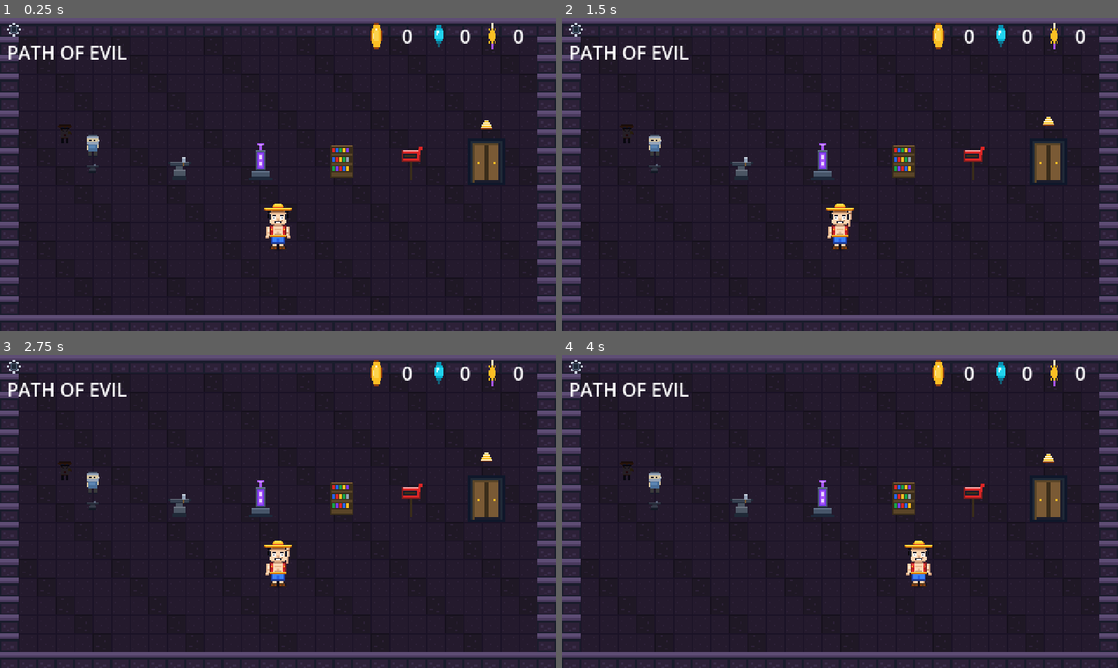
Above: before the commit, frames 1-4 (two rows, left to right).
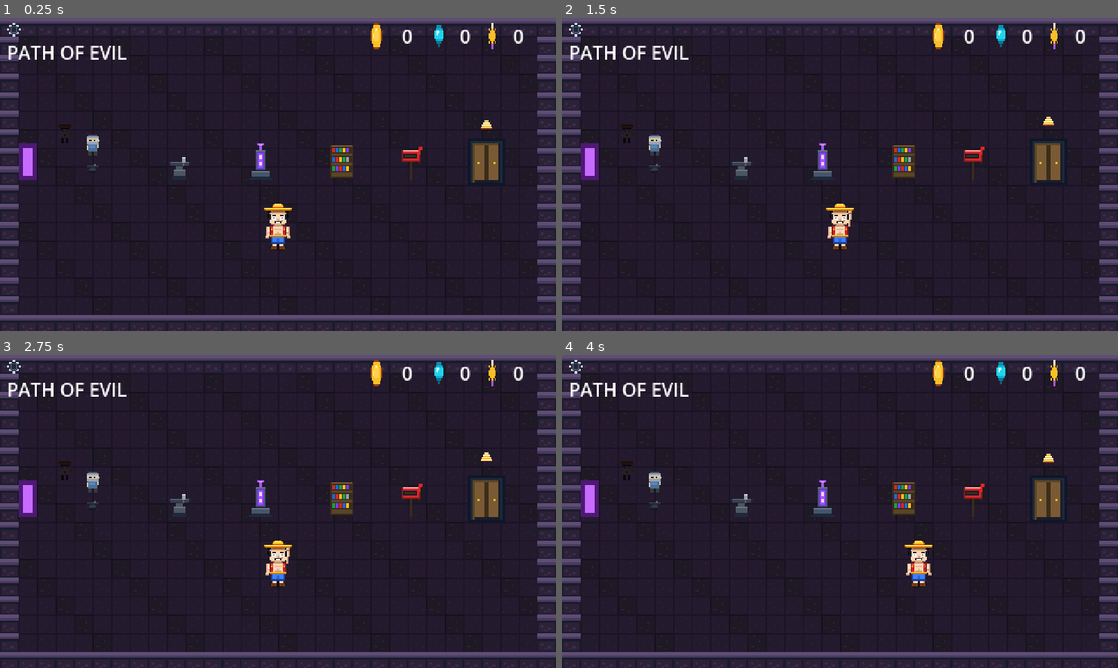
Above: after the commit, the same moments.

Repository: Veton8/POE
Game: Godot game, scene res://scenes/hub/HubRoom.tscn
Two runs of this game, one before a commit and one after it. Both use one fixed random seed, a clock stepped at 60 frames per second and the inputs below.
Inputs (mouse positions are in pixels of both pictures, inside the frame that each line leads up to):
- Up to frame 1 (0.25 s): no input
- Up to frame 2 (1.5 s): tap Enter at 0.5 s; drag from (656, 146) to (823, 161) at 0.52 s; click (573, 30) at 1.25 s
- Up to frame 3 (2.75 s): tap Space (interact) at 2 s; drag from (177, 505) to (339, 498) at 2.02 s
- Up to frame 4 (4 s): tap Enter at 2.75 s; move the mouse to (823, 498) at 2.77 s; hold D (move_right) 2.78-3.5 s; hold Q (ability_q) 2.78-3.5 s; click (823, 498) at 2.92 s; tap Space (interact) at 3.05 s; drag from (901, 498) to (739, 505) at 3.52 s

The runs differ from the first frame. In frame 1, 0.4% of the frame differs, in the area x 3-7%, y 40-52%; in frame 2, 0.4%; in frame 3, 0.4%; in frame 4, 0.4%.

Commit message:
Slice 2A chunk 4: endless mode integration (GameState flag + Hub door)
Closes the loop on slice 2A — endless mode is now reachable from
the hub once the player has cleared any dungeon.

GameState.endless_unlocked: bool
- New field, default false
- Saved/loaded with the existing schema (forward-tolerant — older
  saves get false on load, then backfilled to true if they have
  any cleared_dungeons entry)
- Set true on first call to mark_dungeon_cleared() of any dungeon

HubRoom._build_endless_door()
- Programmatic HubInteractable placed at (24, 124) — symmetric
  counterpart of HubDoor at (420, 124)
- Placeholder visual: dark-purple ColorRect outer (16×32) + bright
  inner (8×24), reads as a vertical "rift portal" until biome art
  exists
- Label: "ENDLESS" when unlocked, "ENDLESS (locked)" otherwise
- On interact: if locked, plays player_hurt as denied cue; if
  unlocked, plays door_unlock and transitions to Endless.tscn

Slice 2A complete. Next is Slice 2B — the proof-of-pattern autocast
upgrade cards (blue_orbital, kamehameha_lance, name_inscribed) that
plug into MarkRegistry / AutocastTicker / AutocastModifierRegistry
inside the live endless run.

Co-Authored-By: Claude Opus 4.7 (1M context) <noreply@anthropic.com>

Diff:
--- a/autoloads/GameState.gd
+++ b/autoloads/GameState.gd
@@ -40,6 +40,8 @@
 var unlocked_dungeons: Array[String] = ["verdant_crypt"]
 var selected_dungeon: String = "verdant_crypt"
 var cleared_dungeons: Array[String] = []
+# Endless mode unlocks after first dungeon clear (any hero, any dungeon).
+var endless_unlocked: bool = false
 
 # Upgrade codex (Phase A power-up persistence). Stored in save.dat as String
 # arrays for forward-compat. Used as a Set via membership checks.
@@ -115,6 +117,7 @@
 		"unlocked_dungeons": unlocked_dungeons,
 		"selected_dungeon": selected_dungeon,
 		"cleared_dungeons": cleared_dungeons,
+		"endless_unlocked": endless_unlocked,
 		"seen_upgrade_ids": seen_upgrade_ids,
 		"evolved_upgrade_ids": evolved_upgrade_ids,
 	}
@@ -206,6 +209,10 @@
 		cleared_dungeons.clear()
 		for x: Variant in (cd as Array):
 			cleared_dungeons.append(str(x))
+	endless_unlocked = bool(data.get("endless_unlocked", false))
+	# Backfill: any save with a cleared dungeon should have endless unlocked.
+	if not endless_unlocked and not cleared_dungeons.is_empty():
+		endless_unlocked = true
 
 
 # ---------- Dungeon registry ----------
@@ -277,6 +284,9 @@
 	for dd: DungeonData in get_all_dungeons_in_order():
 		if not is_dungeon_unlocked(dd.dungeon_id) and dd.unlock_requirement == "complete:" + dungeon_id:
 			unlocked_dungeons.append(dd.dungeon_id)
+	# First-clear of any dungeon unlocks endless mode for this profile.
+	if not endless_unlocked:
+		endless_unlocked = true
 	save()
 
 
--- a/scenes/hub/HubRoom.gd
+++ b/scenes/hub/HubRoom.gd
@@ -15,6 +15,7 @@
 const GEAR_SCREEN_SCENE := preload("res://scenes/hub/GearScreen.tscn")
 const DUNGEON_SELECT_SCENE := preload("res://scenes/hub/DungeonSelectScreen.tscn")
 const UPGRADE_CODEX_SCENE := preload("res://scenes/hub/UpgradeCodex.tscn")
+const ENDLESS_SCENE_PATH := "res://scenes/modes/Endless.tscn"
 
 @onready var floor_layer: TileMapLayer = $Floor
 @onready var walls_layer: TileMapLayer = $Walls
@@ -100,6 +101,50 @@
 	bookshelf.interacted.connect(_open_codex)
 	mailbox.interacted.connect(_open_placeholder.bind("Quests"))
 	hub_door.interacted.connect(_open_dungeon_select)
+	_build_endless_door()
+
+
+func _build_endless_door() -> void:
+	# Programmatic "rift portal" placeholder until biome art exists.
+	# Position is the symmetric counterpart of HubDoor (which is at the
+	# right edge); endless lives at the left edge.
+	var door: HubInteractable = HubInteractable.new()
+	door.name = "EndlessDoor"
+	door.label_text = "ENDLESS" if GameState.endless_unlocked else "ENDLESS (locked)"
+	door.label_offset = Vector2(0, -36)
+
+	# Visual — vertical rift, dark purple outer / bright purple inner
+	var outer: ColorRect = ColorRect.new()
+	outer.color = Color(0.30, 0.10, 0.45)
+	outer.size = Vector2(16, 32)
+	outer.position = Vector2(-8, -16)
+	outer.mouse_filter = Control.MOUSE_FILTER_IGNORE
+	door.add_child(outer)
+	var inner: ColorRect = ColorRect.new()
+	inner.color = Color(0.78, 0.42, 1.0)
+	inner.size = Vector2(8, 24)
+	inner.position = Vector2(-4, -12)
+	inner.mouse_filter = Control.MOUSE_FILTER_IGNORE
+	door.add_child(inner)
+
+	var coll: CollisionShape2D = CollisionShape2D.new()
+	var shape: RectangleShape2D = RectangleShape2D.new()
+	shape.size = Vector2(20, 36)
+	coll.shape = shape
+	door.add_child(coll)
+
+	door.position = Vector2(24, 124)
+	var container: Node = get_node("Interactables")
+	container.add_child(door)
+	door.interacted.connect(_on_endless_door_interacted)
+
+
+func _on_endless_door_interacted() -> void:
+	if not GameState.endless_unlocked:
+		Audio.play("player_hurt", 0.05, -8.0)
+		return
+	Audio.play("door_unlock", 0.05, -2.0)
+	get_tree().change_scene_to_file(ENDLESS_SCENE_PATH)
 
 
 func _open_character_screen() -> void:
